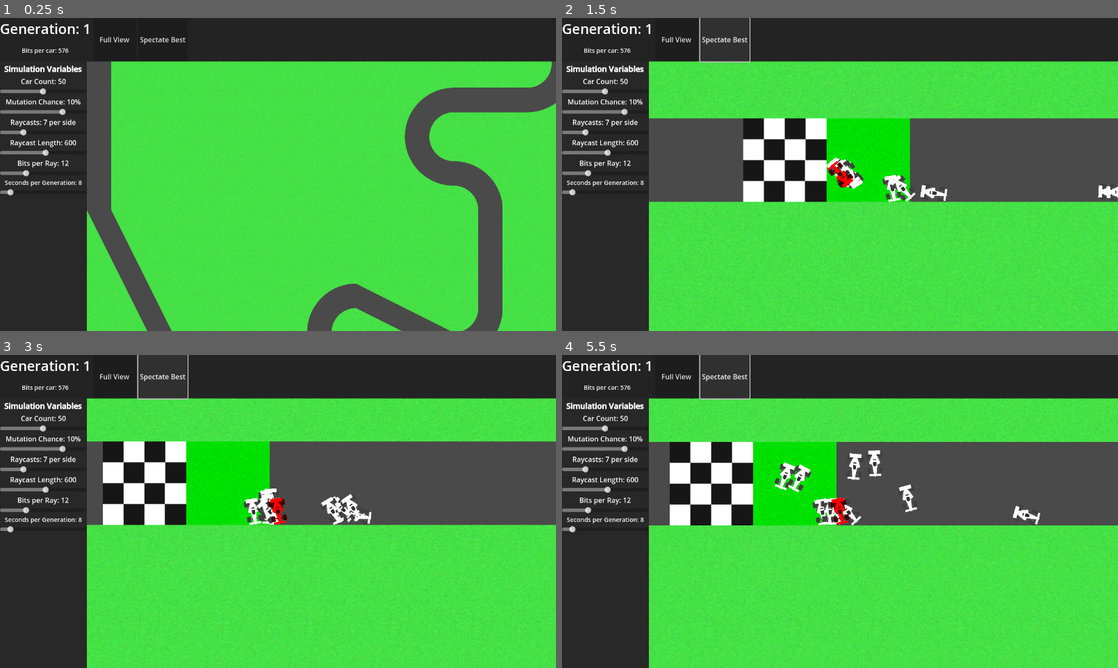
Above: before the commit, frames 1-4 (two rows, left to right).
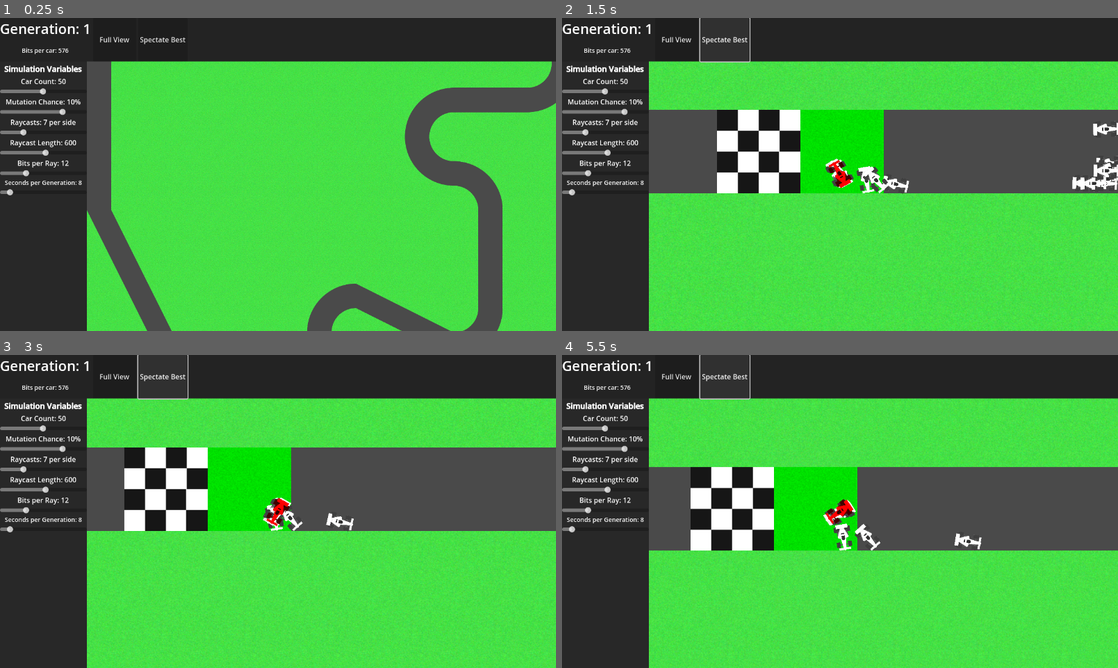
Above: after the commit, the same moments.

Repository: Seerban/Genetic-Self-Driving
Game: Godot game, scene res://Nodes/base.tscn
The game is run twice, just before and just after one commit, with the same random seed, the same clock (stepped at 60 frames per second) and the same inputs.
Inputs:
- Up to frame 1 (0.25 s): no input
- Up to frame 2 (1.5 s): click "Full View" at 0.5 s; click "Spectate Best" at 1.25 s
- Up to frame 3 (3 s): click "Full View" at 2 s; click "Spectate Best" at 2.75 s
- Up to frame 4 (5.5 s): click "Full View" at 3.5 s; click "Spectate Best" at 4.25 s

The runs differ from the first frame. In frame 1, less than 0.1% of the frame differs, in the area x 1-3%, y 54-57%; in frame 2, 11%; in frame 3, 9.4%; in frame 4, 17%, in the area x 1-100%, y 14-100%.

Commit message:
Added crash penalty time

Diff:
--- a/Nodes/base.tscn
+++ b/Nodes/base.tscn
@@ -181,7 +181,7 @@
 [node name="TimeSlider" type="HSlider" parent="UI/Sidebar"]
 layout_mode = 2
 min_value = 3.0
-max_value = 60.0
+max_value = 61.0
 page = 1.0
 value = 8.0
 rounded = true
--- a/Scripts/car.gd
+++ b/Scripts/car.gd
@@ -3,19 +3,21 @@
 
 # Variables managed by base.gd when spawned
 
-@export var code : String
+@export var code : String # genetic binary code
+@export var distance : float = 0 # distance travelled
+
+var acceleration = 1 # linear acceleration to top_speed
+var brake_factor = 5 # multiplier to backwards acceleration under braking
+var top_speed = 1000
+var max_turn = 3 # turning multiplier
+var turn_speed_factor = 2 # speed negative influence over turning (1 = no turning at maxspeed)
+var front_aero = 0.99 # forward damping
+var side_aero = 0.9 # sideways damping
+
+var penalty_remaining = 0 # penalty to top speed for bad behaviour
+var penalty_factor = 0.15
 
 var raycasts : Array[GeneticRayCast2D]
-@export var distance : float = 0
-
-var acceleration = 1
-var brake_factor = 5
-var top_speed = 1000
-var max_turn = 3
-var turn_speed_factor = 2 # speed negative influence over turning (1 = no turning at maxspeed)
-var front_aero = 0.99
-var sideways_aero = 0.9
-
 @export var raycast_length = 500
 @export var raycast_count = 3 # per side + 1 middle
 
@@ -58,7 +60,11 @@
 			x = brake_factor
 		else:
 			x *= 0.333
-	velocity = velocity.move_toward(Vector2(top_speed, 0).rotated(rotation), acceleration * x)
+
+	if penalty_remaining > 0:
+		velocity = velocity.move_toward(Vector2(top_speed * penalty_factor, 0).rotated(rotation), acceleration * x)
+	else:
+		velocity = velocity.move_toward(Vector2(top_speed, 0).rotated(rotation), acceleration * x)
 
 func turn(x) -> void:
 	x = clamp(x, -1, 1)
@@ -74,7 +80,7 @@
 func forces() -> void:
 	var sideways_vel = velocity.dot( Vector2(0, 1).rotated( rotation ) )
 	var front_vel = velocity.dot( Vector2(1, 0).rotated( rotation ) )
-	velocity = Vector2( front_vel * front_aero , sideways_vel * sideways_aero ).rotated( rotation )
+	velocity = Vector2( front_vel * front_aero , sideways_vel * side_aero ).rotated( rotation )
 
 func turn_process() -> void:
 	var turn_factor = 0
@@ -94,10 +100,14 @@
 	forces()
 	turn_process()
 	accel_process()
+
 	distance += velocity.dot( Vector2(1, 0).rotated( rotation ) )
+	penalty_remaining -= delta
+
 	if move_and_slide():
 		velocity = get_last_slide_collision().get_normal() * velocity.length() * 0.3
-		distance *= 0.5 # Crashing penalty
+		penalty_remaining = 3 # Crashing penalty
+
 	if track.local_to_map(position/2) == track.end_pos:
 		if not base.initializing:
 			base.next_gen(self)
